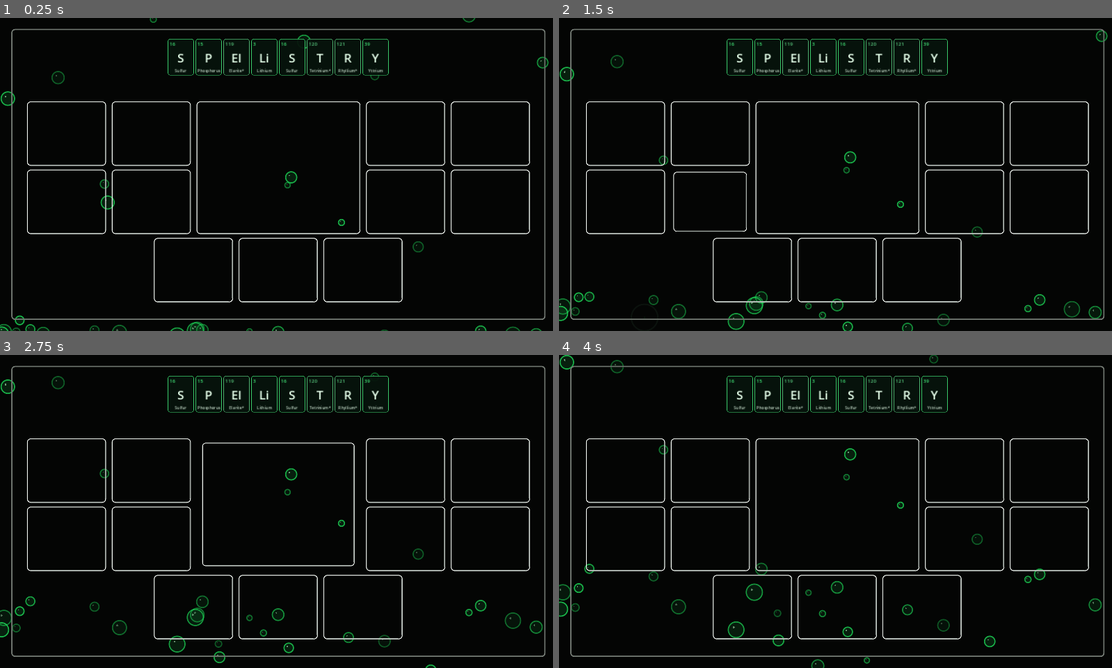
Above: before the commit, frames 1-4 (two rows, left to right).
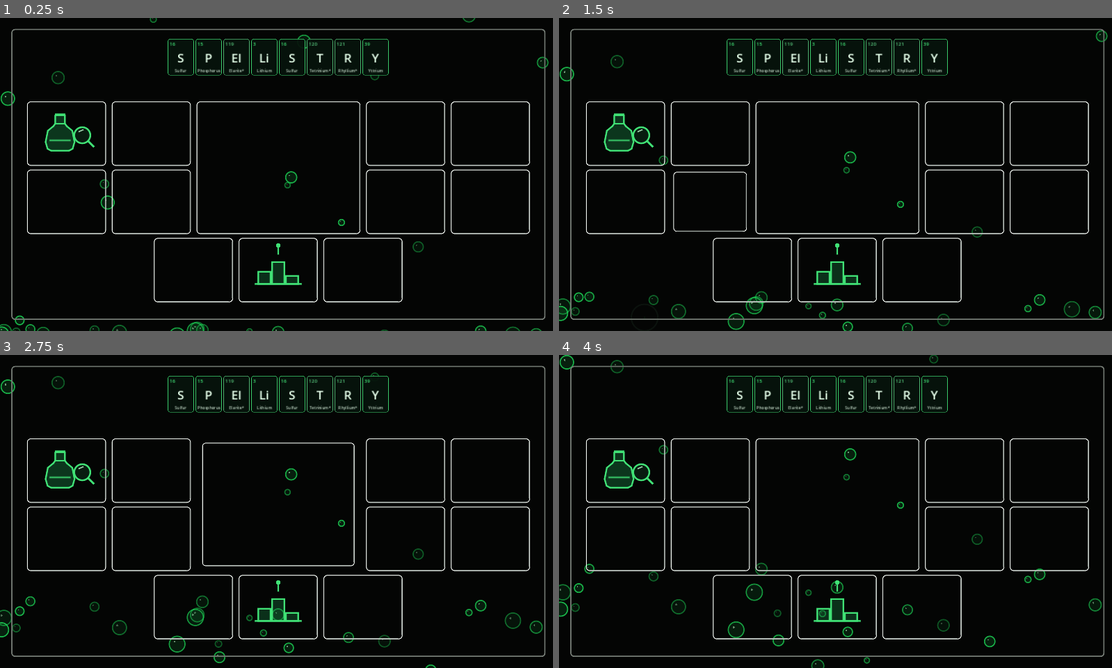
Above: after the commit, the same moments.

Repository: Caidenew/spellistry
Game: Godot game, scene res://scenes/home_screen.tscn
Same seed, same stepped clock (60 frames per second), same inputs: the game is played once before the commit and once after it.
Inputs (mouse positions are in pixels of both pictures, inside the frame that each line leads up to):
- Up to frame 1 (0.25 s): no input
- Up to frame 2 (1.5 s): move the mouse to (957, 158) at 0.52 s; move the mouse to (724, 190) at 1.27 s
- Up to frame 3 (2.75 s): move the mouse to (331, 442) at 2.02 s
- Up to frame 4 (4 s): move the mouse to (807, 574) at 2.77 s; move the mouse to (1006, 558) at 3.52 s

The runs differ from the first frame. In frame 1, 1.0% of the frame differs, in the area x 8-55%, y 30-86%; in frame 2, 1.0%; in frame 3, 1.0%; in frame 4, 1.0%.

Commit message:
Add potion checker and podium home icons

Diff:
--- a/scripts/game_grid.gd
+++ b/scripts/game_grid.gd
@@ -11,6 +11,7 @@
 class BeveledGameSlot extends Control:
 	var outline_style: StyleBoxFlat
 	var hover_tween: Tween
+	var icon_kind: StringName = &""
 
 	func _ready() -> void:
 		mouse_filter = Control.MOUSE_FILTER_STOP
@@ -50,6 +51,120 @@
 			1.0,
 			true
 		)
+
+		if icon_kind == &"potion":
+			_draw_potion_checker_icon()
+		elif icon_kind == &"podium":
+			_draw_podium_icon()
+
+	func _draw_potion_checker_icon() -> void:
+		var unit := minf(size.x, size.y)
+		var center := size / 2.0
+		var green := Color(0.25, 0.88, 0.46, 1.0)
+		var glass := Color(0.10, 0.55, 0.29, 0.36)
+		var liquid := Color(0.25, 0.88, 0.46, 0.72)
+		var flask_center := center + Vector2(-0.10 * unit, 0.0)
+		var outline := PackedVector2Array([
+			flask_center + Vector2(-0.075, -0.285) * unit,
+			flask_center + Vector2(0.075, -0.285) * unit,
+			flask_center + Vector2(0.075, -0.155) * unit,
+			flask_center + Vector2(0.105, -0.115) * unit,
+			flask_center + Vector2(0.19, -0.045) * unit,
+			flask_center + Vector2(0.225, 0.13) * unit,
+			flask_center + Vector2(0.195, 0.235) * unit,
+			flask_center + Vector2(0.14, 0.265) * unit,
+			flask_center + Vector2(-0.14, 0.265) * unit,
+			flask_center + Vector2(-0.195, 0.235) * unit,
+			flask_center + Vector2(-0.225, 0.13) * unit,
+			flask_center + Vector2(-0.19, -0.045) * unit,
+			flask_center + Vector2(-0.105, -0.115) * unit,
+			flask_center + Vector2(-0.075, -0.155) * unit,
+			flask_center + Vector2(-0.075, -0.285) * unit,
+		])
+		var fill_shape := PackedVector2Array(outline)
+		fill_shape.remove_at(fill_shape.size() - 1)
+		draw_colored_polygon(fill_shape, glass)
+		for index in range(outline.size() - 1):
+			draw_line(outline[index], outline[index + 1], green, 2.5, true)
+		draw_line(
+			flask_center + Vector2(-0.075, -0.155) * unit,
+			flask_center + Vector2(0.075, -0.155) * unit,
+			green,
+			2.0,
+			true
+		)
+		draw_line(
+			flask_center + Vector2(-0.16, 0.105) * unit,
+			flask_center + Vector2(0.16, 0.105) * unit,
+			liquid,
+			3.0,
+			true
+		)
+		draw_line(
+			flask_center + Vector2(-0.075, -0.30) * unit,
+			flask_center + Vector2(0.075, -0.30) * unit,
+			green,
+			2.5,
+			true
+		)
+
+		var lens_center := center + Vector2(0.245, 0.025) * unit
+		var lens_radius := unit * 0.125
+		draw_circle(lens_center, lens_radius, Color(0.10, 0.55, 0.29, 0.18))
+		draw_arc(lens_center, lens_radius, 0.0, TAU, 36, green, 2.7, true)
+		draw_line(
+			lens_center + Vector2(0.085, 0.085) * unit,
+			lens_center + Vector2(0.18, 0.18) * unit,
+			green,
+			3.5,
+			true
+		)
+		draw_line(
+			lens_center + Vector2(-0.055, -0.055) * unit,
+			lens_center + Vector2(0.015, -0.085) * unit,
+			Color(0.75, 0.98, 0.81, 0.8),
+			1.5,
+			true
+		)
+
+	func _draw_podium_icon() -> void:
+		var unit := minf(size.x, size.y)
+		var center := size / 2.0 + Vector2(0.0, 0.045 * unit)
+		var green := Color(0.25, 0.88, 0.46, 1.0)
+		var fill := Color(0.10, 0.55, 0.29, 0.32)
+		var line_width := 2.5
+
+		var left_block := Rect2(
+			center + Vector2(-0.31, -0.02) * unit,
+			Vector2(0.19, 0.19) * unit
+		)
+		var center_block := Rect2(
+			center + Vector2(-0.095, -0.17) * unit,
+			Vector2(0.19, 0.34) * unit
+		)
+		var right_block := Rect2(
+			center + Vector2(0.12, 0.045) * unit,
+			Vector2(0.19, 0.125) * unit
+		)
+
+		for block in [left_block, center_block, right_block]:
+			draw_rect(block, fill, true)
+			draw_rect(block, green, false, line_width, true)
+		draw_line(
+			center + Vector2(-0.36, 0.17) * unit,
+			center + Vector2(0.36, 0.17) * unit,
+			green,
+			line_width,
+			true
+		)
+		draw_line(
+			center + Vector2(0.0, -0.39) * unit,
+			center + Vector2(0.0, -0.29) * unit,
+			green,
+			line_width,
+			true
+		)
+		draw_circle(center + Vector2(0.0, -0.43) * unit, unit * 0.035, green)
 
 	func _on_mouse_entered() -> void:
 		_animate_scale(Vector2(HOVER_SCALE, HOVER_SCALE))
@@ -88,6 +203,8 @@
 				continue
 
 			var slot := BeveledGameSlot.new()
+			if row == 0 and column == 0:
+				slot.icon_kind = &"potion"
 			slots.append(slot)
 			add_child(slot)
 
@@ -95,8 +212,10 @@
 	add_child(merged_slot)
 
 	# Three bottom slots stay centered in the wider six-column layout.
-	for _index in range(3):
+	for index in range(3):
 		var slot := BeveledGameSlot.new()
+		if index == 1:
+			slot.icon_kind = &"podium"
 		slots.append(slot)
 		add_child(slot)
 
